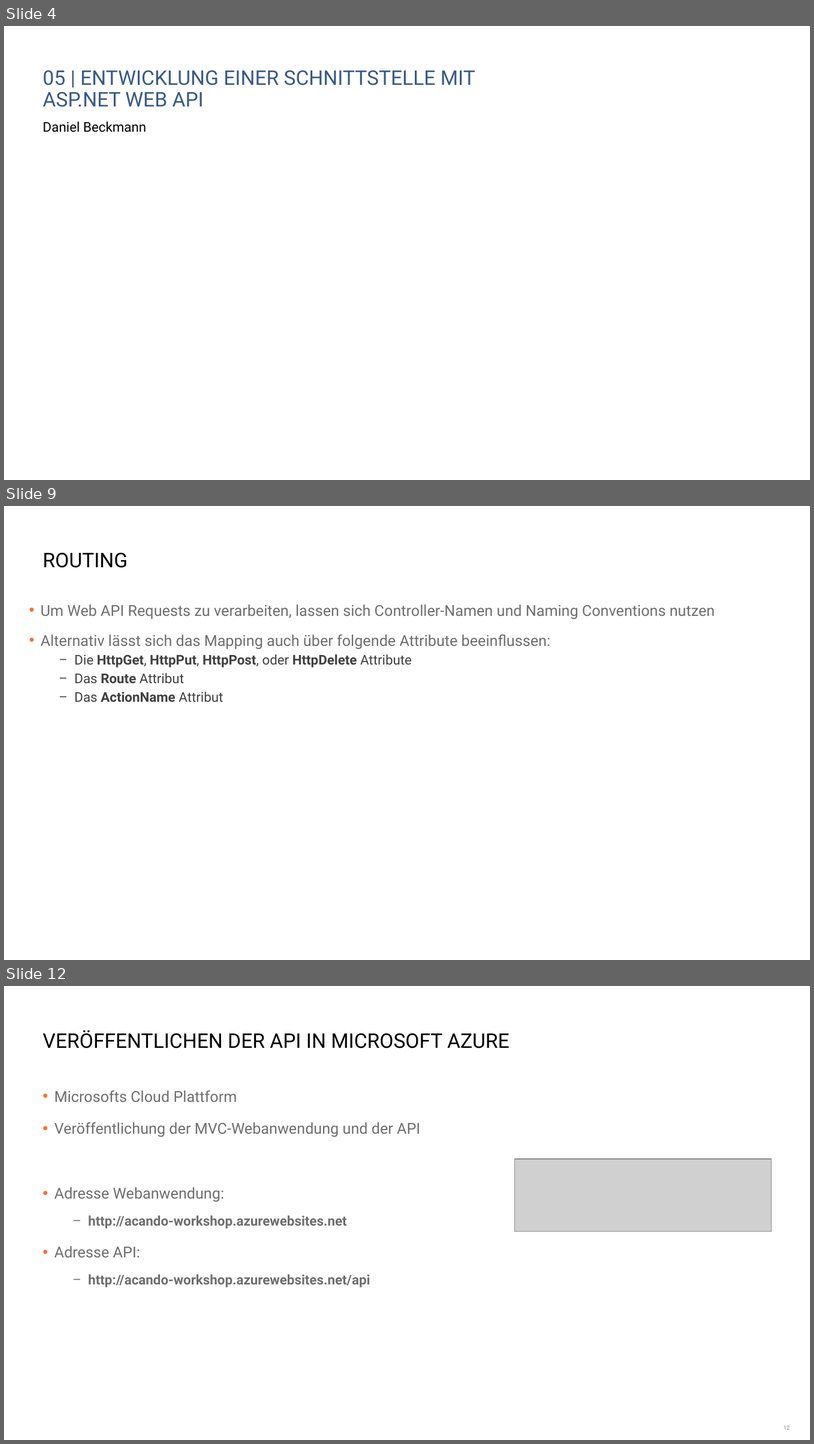
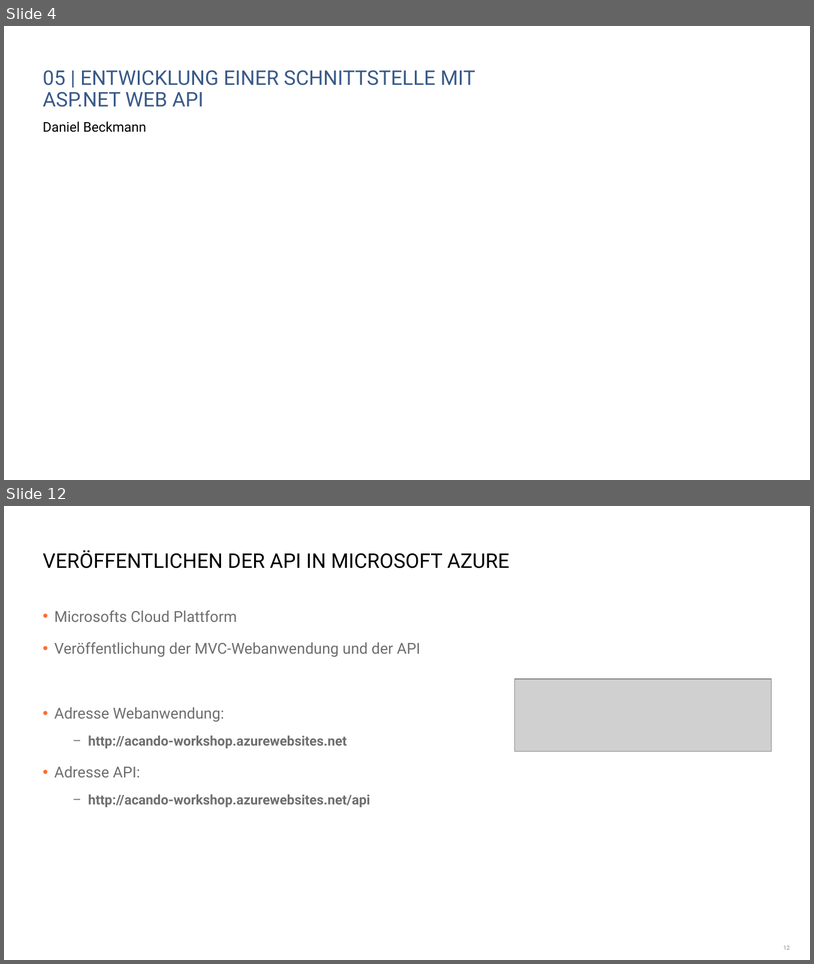
Before and after one commit to danielbeckmann/DotNETJumpStart, a slide deck: 05. ASP.NET Web API/Entwicklung einer Schnittstelle mit ASP.NET Web API.pptx. Shown one above the other, each under a label of ours: slides 4, 9 and 12 before the commit, slides 4 and 12 after it; the slides between them are not shown. The pictures are 814x1444 and 814x964 pixels, drawn with LibreOffice and Linux fonts; fonts in the diff are those of the drawing; grey boxes stand for pictures; background and template pictures are left out. Boxes give left, top, right and bottom in pixels: in the first picture for what was removed or moved away, otherwise in the second. Text is boxed around its words. In the diff, an @@ line names an element or a change of style, - is before the commit and + after.

```diff
--- a/05. ASP.NET Web API/Entwicklung einer Schnittstelle mit ASP.NET Web API.pptx
+++ b/05. ASP.NET Web API/Entwicklung einer Schnittstelle mit ASP.NET Web API.pptx
@@ slide 9 removed at <box>4,506,810,960</box>, background #FFFFFF @@
@@ title removed at <box>43,552,128,568</box> @@
-ROUTING
@@ text removed at <box>41,604,716,702</box> @@
-• Um Web API Requests zu verarbeiten, lassen sich Controller-Namen und Naming Conventions nutzen
-• Alternativ lässt sich das Mapping auch über folgende Attribute beeinflussen:
-  − Die HttpGet, HttpPut, HttpPost, oder HttpDelete Attribute
-  − Das Route Attribut
-  − Das ActionName Attribut
```
Also in this commit, not shown: 5 slides changed, 2 slides added, 1 other slide removed, 1 other file.
